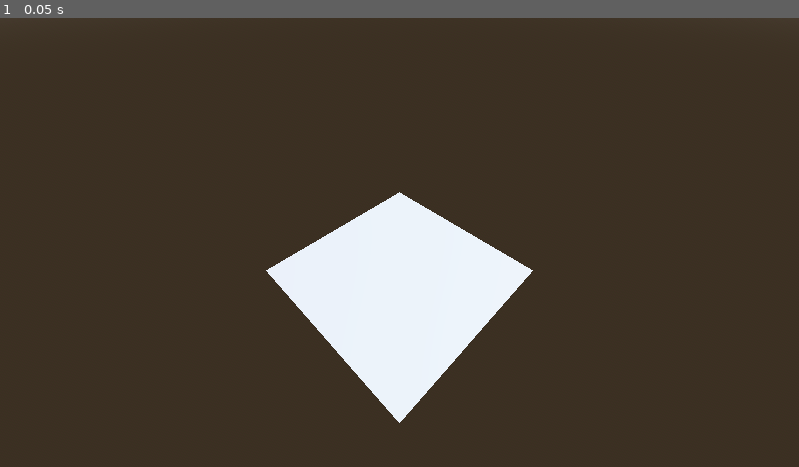
Above: before the commit, frame 1.
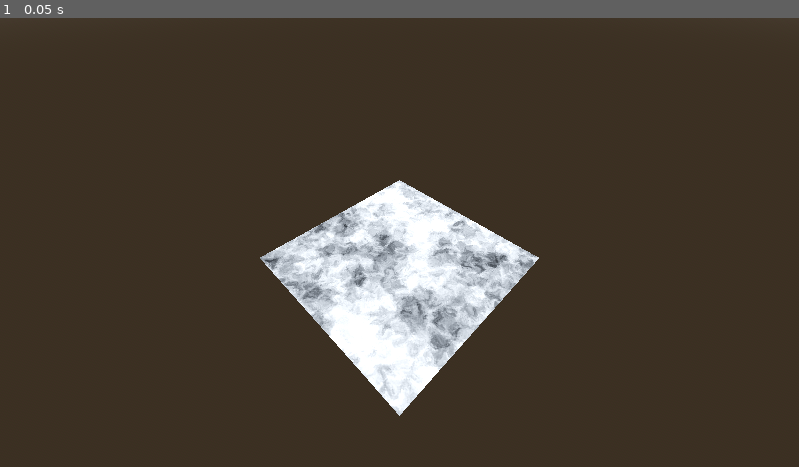
Above: after the commit, the same moment.

Repository: perfectwing1236/COMP-360-Group-2
Game: Godot game, scene res://root.tscn
Same seed, same stepped clock (60 frames per second), same inputs: the game is played once before the commit and once after it.
Inputs:
- Up to frame 1 (0.05 s): no input

The runs differ from the first frame. In frame 1, 5.0% of the frame differs, in the area x 32-68%, y 36-91%.

Commit message:
Merging in-progress vertex height work with current version.

Diff:
--- a/landscape.gd
+++ b/landscape.gd
@@ -1,10 +1,9 @@
 extends Node3D
-
 func _ready():
 	var land = MeshInstance3D.new()
 
 	var noise = _heightmap(256, 256)
-	var st = _quadgrid(5, 5)
+	var st = _quadgrid(5, 5, noise)
 
 	var material = StandardMaterial3D.new()
 	material.albedo_texture = ImageTexture.create_from_image(noise)
@@ -12,22 +11,34 @@
 	st.generate_normals() # normals point perpendicular up from each face
 	var mesh = st.commit() # arranges mesh data structures into arrays for us
 	land.mesh = mesh
+	land.material_override = material
 	add_child(land)
 
 	pass
 
-func _quad(st : SurfaceTool, pt : Vector3, count : Array[int]):
-	st.set_uv( Vector2(0, 0) )
-	st.add_vertex( pt + Vector3(0, 0, 0) ) # vertex 0
+func _quad(st : SurfaceTool, pt : Vector3, count : Array[int], uvpt: Vector2, uvlen: Vector2, noise):
+	st.set_uv( Vector2(uvpt[0], uvpt[1]) )
+	#st.add_vertex( pt + Vector3(0, (1-noise.get_pixel(uvpt[0](noise.get_height()-1), uvpt[1](noise.get_width()-1)).r) * 5, 0) ) # vertex 0
+	st.add_vertex( pt + Vector3(0, _getHeight(uvpt[0], uvpt[1], noise), 0) ) # vertex 0
+	#st.add_vertex( pt + Vector3(0, 0, 0) ) # vertex 0
 	count[0] += 1
-	st.set_uv( Vector2(1, 0) )
-	st.add_vertex( pt + Vector3(1, 0, 0) ) # vertex 1
+	st.set_uv( Vector2(uvpt[0] + uvlen[0], uvpt[1]) )
+	#st.add_vertex( pt + Vector3(1, (1- noise.get_pixel((uvpt[0]+uvlen[0])(noise.get_height()-1), uvpt[1](noise.get_width()-1)).r) * 5, 0) ) # vertex 1
+	#st.add_vertex( pt + Vector3(1, _getHeight(pt.x*stepX,pt.z*stepZ), 0) ) # vertex 1
+	st.add_vertex( pt + Vector3(1, _getHeight(uvpt[0] + uvlen[0], uvpt[1], noise), 0) ) # vertex 1
+	#st.add_vertex( pt + Vector3(1, 0, 0) ) # vertex 1
 	count[0] += 1
-	st.set_uv( Vector2(1, 1) )
-	st.add_vertex( pt + Vector3(1, 0, 1) ) # vertex 2
+	st.set_uv( Vector2(uvpt[0] + uvlen[0], uvpt[1] + uvlen[1]) )
+	#st.add_vertex( pt + Vector3(1, (1-noise.get_pixel((uvpt[0]+uvlen[0])(noise.get_height()-1), (uvpt[1]+uvlen[1])(noise.get_width()-1)).r) * 5, 1) ) # vertex 2
+	#st.add_vertex( pt + Vector3(1, _getHeight(pt.x*stepX,pt.z*stepZ), 1) ) # vertex 2
+	st.add_vertex( pt + Vector3(1, _getHeight(uvpt[0] + uvlen[0],uvpt[1] + uvlen[1], noise), 1) ) # vertex 2
+	#st.add_vertex( pt + Vector3(1, 0, 1) ) # vertex 2
 	count[0] += 1
-	st.set_uv( Vector2(0, 1) )
-	st.add_vertex( pt + Vector3(0, 0, 1) ) # vertex 3
+	st.set_uv( Vector2(uvpt[0], uvpt[1] + uvlen[1]) )
+	#st.add_vertex( pt + Vector3(0, (1-noise.get_pixel(uvpt[0](noise.get_height()-1), (uvpt[1]+uvlen[1])(noise.get_width()-1)).r) * 5, 1) ) # vertex 3
+	#st.add_vertex( pt + Vector3(0, _getHeight(pt.x*stepX,pt.z*stepZ), 1) ) # vertex 3
+	st.add_vertex( pt + Vector3(0, _getHeight(uvpt[0], uvpt[1] + uvlen[1], noise), 1) ) # vertex 3
+	#st.add_vertex( pt + Vector3(0, 0, 1) ) # vertex 3
 	count[0] += 1
 
 	st.add_index(count[0] - 4) # make the first triangle
@@ -54,13 +65,16 @@
 
 	return noise.get_image(x, y)
 
-func _quadgrid(x: int, z: int) -> SurfaceTool:
+func _quadgrid(x: int, z: int, noise: Image) -> SurfaceTool:
 	var st = SurfaceTool.new()
 	st.begin(Mesh.PRIMITIVE_TRIANGLES) # mode controls kind of geometry
 	var count : Array[int] = [0]
 
 	for u in range(x): # corner of grid is at x, z
 		for v in range(z):
-			_quad(st, Vector3(u, 0, v), count)
+			_quad(st, Vector3(u, 0, v), count, Vector2(float(u)/x, float(v)/z), Vector2(1.0/x, 1.0/z), noise)
+	return st
 
-	return st
+func _getHeight(x, z, noise:Image) -> float:
+	var lightness = noise.get_pixel(floor(x),floor(z)).r
+	return lightness
